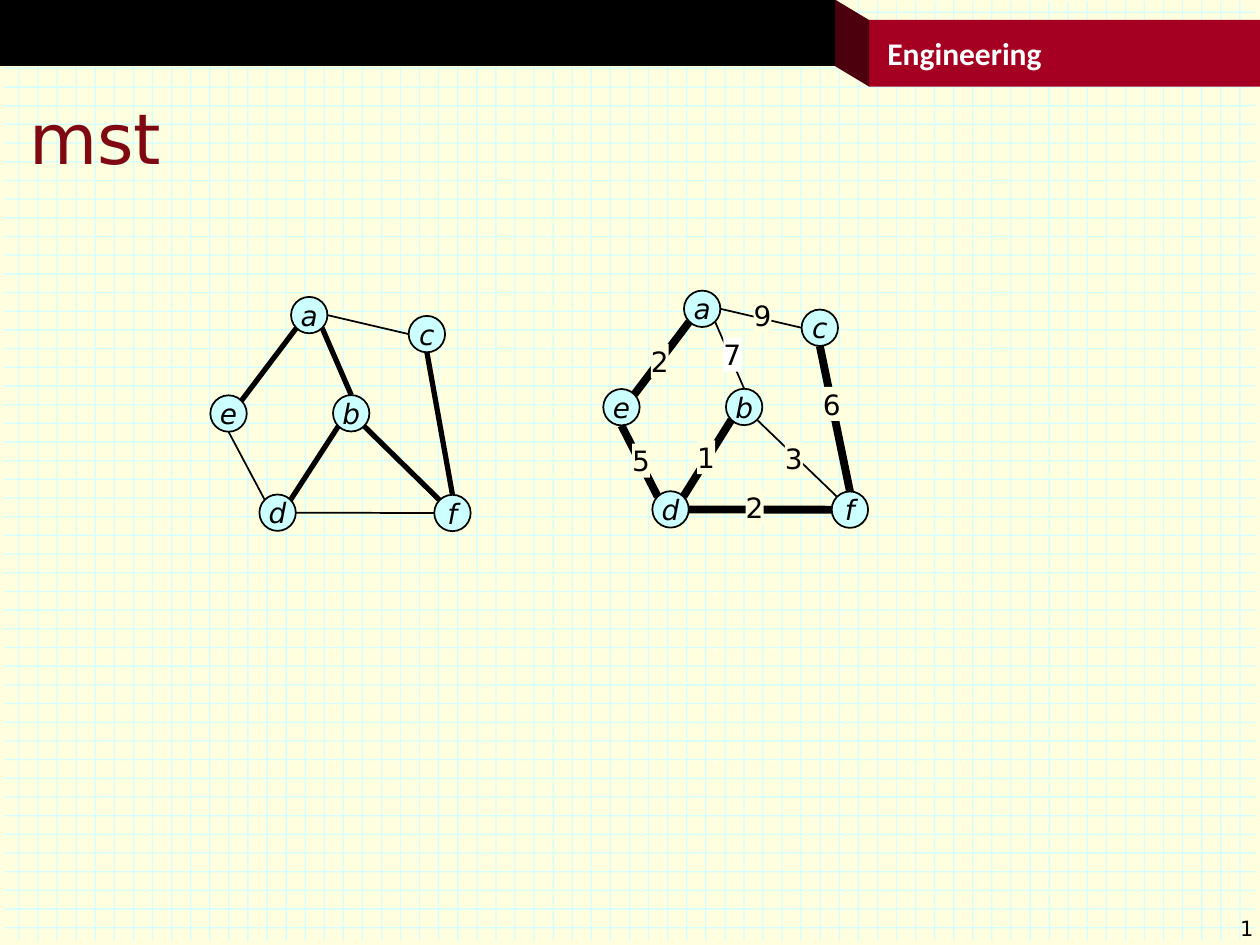
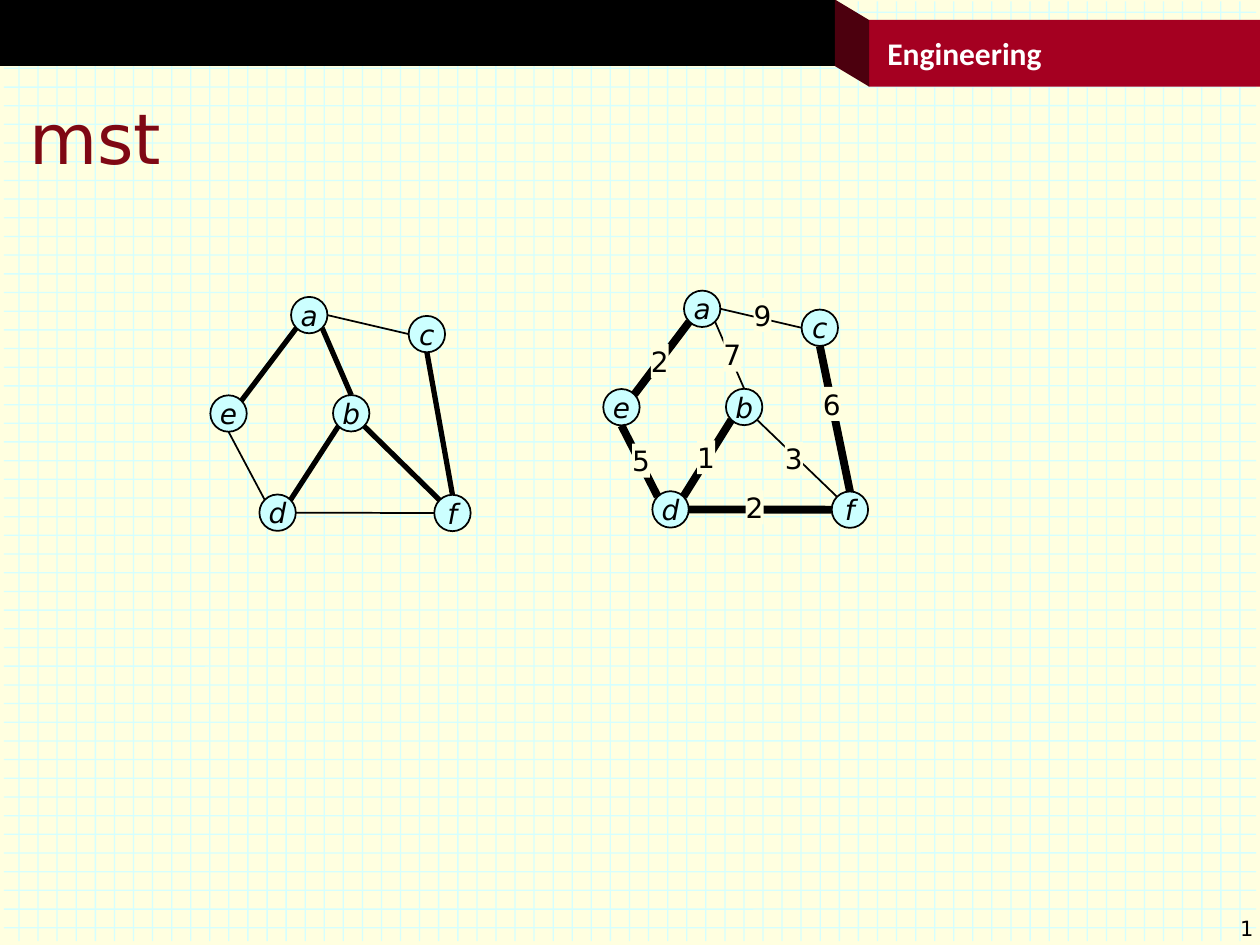
Before and after one commit to jonturner53/gads, a slide deck: slide 1 of graphAlgorithms/mst/figs.pptx. Drawn at 1260x945 pixels with LibreOffice and Linux fonts; fonts in the diff are those of the drawing; background and template pictures are left out. Boxes give left, top, right and bottom in pixels: in the first picture for what was removed or moved away, otherwise in the second. Text is boxed around its words. In the diff, an @@ line names an element or a change of style, - is before the commit and + after.

```diff
--- a/graphAlgorithms/mst/figs.pptx
+++ b/graphAlgorithms/mst/figs.pptx
@@ text "7": place and size @@
-text "7" at [723, 338, 741, 372]
+text "7" at [723, 343, 741, 372]
@@ text "7" at [723, 343, 741, 372]: fill #FFFFFF to none @@
```
Also in this commit, not shown: 8 other files.
